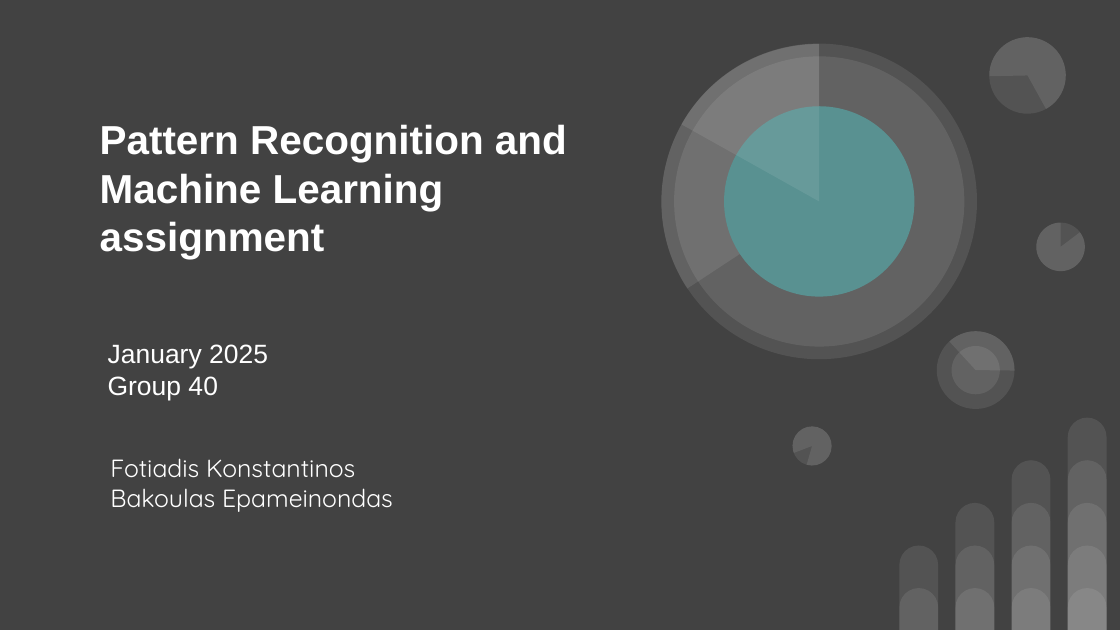
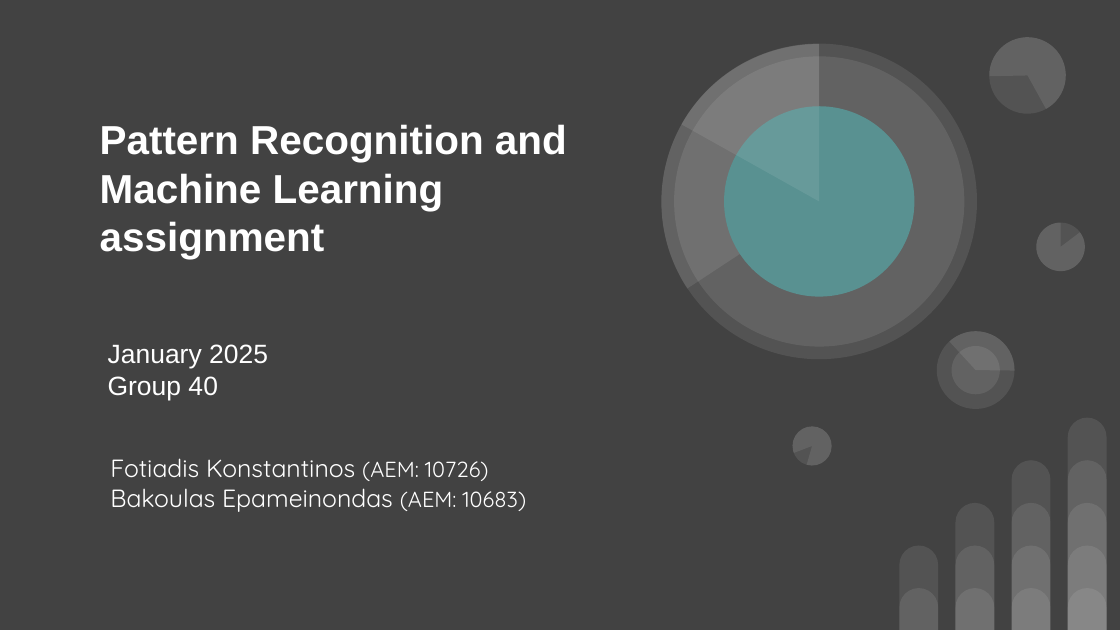
Before and after one commit to NontasBak/PR-Machine-Learning, a slide deck: slide 1 of Team40.pptx. Drawn at 1120x630 pixels with LibreOffice and Linux fonts; fonts in the diff are those of the drawing. Boxes give left, top, right and bottom in pixels: in the first picture for what was removed or moved away, otherwise in the second. Text is boxed around its words. In the diff, an @@ line names an element or a change of style, - is before the commit and + after.

```diff
--- a/Team40.pptx
+++ b/Team40.pptx
@@ subtitle at [110,458,526,512]: text changed @@
-Fotiadis Konstantinos
-Bakoulas Epameinondas
+Fotiadis Konstantinos (AEM: 10726)
+Bakoulas Epameinondas (AEM: 10683)
```
Also in this commit, not shown: 1 other slide changed, 3 other files.
